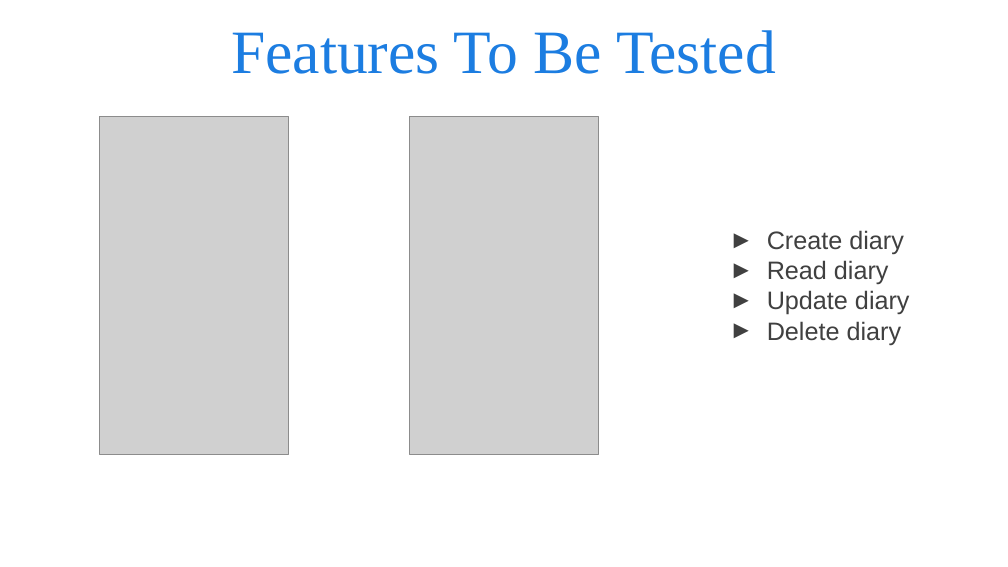
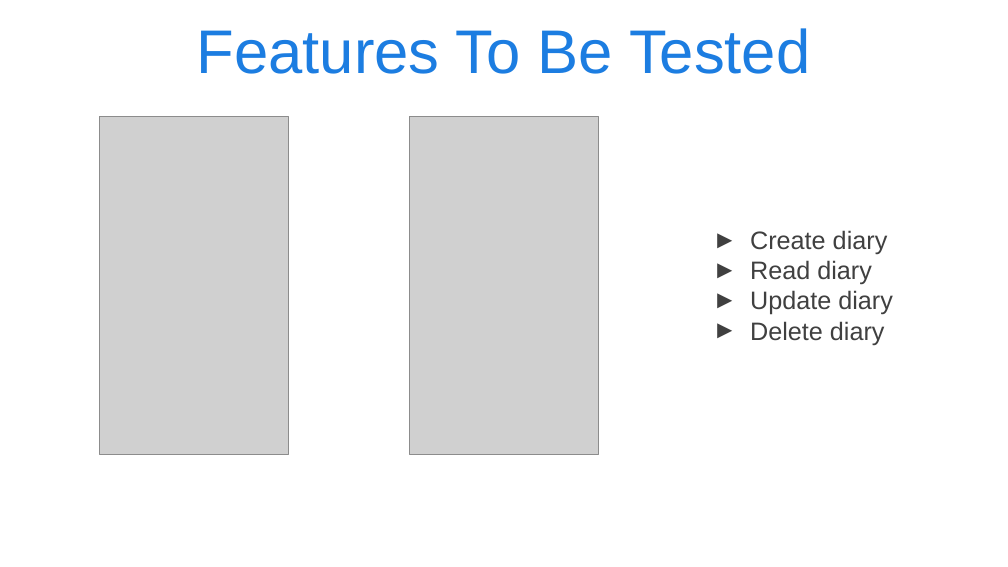
Before and after one commit to andyy0123/STV_finalProject, a slide deck: slide 6 of midterm.pptx. Drawn at 1008x567 pixels with LibreOffice and Linux fonts; fonts in the diff are those of the drawing; grey boxes stand for pictures; background and template pictures are left out. Boxes give left, top, right and bottom in pixels: in the first picture for what was removed or moved away, otherwise in the second. Text is boxed around its words. In the diff, an @@ line names an element or a change of style, - is before the commit and + after.

```diff
--- a/midterm.pptx
+++ b/midterm.pptx
@@ title "Features To Be Tested" at (197,28,810,74): font Times New Roman to Arial @@
@@ text "Create diary": place and size @@
-text "Create diary" at (767,230,910,345)
+text "Create diary" at (750,230,893,345)
```
Also in this commit, not shown: 12 other slides changed, 1 slide added, 2 other files.
